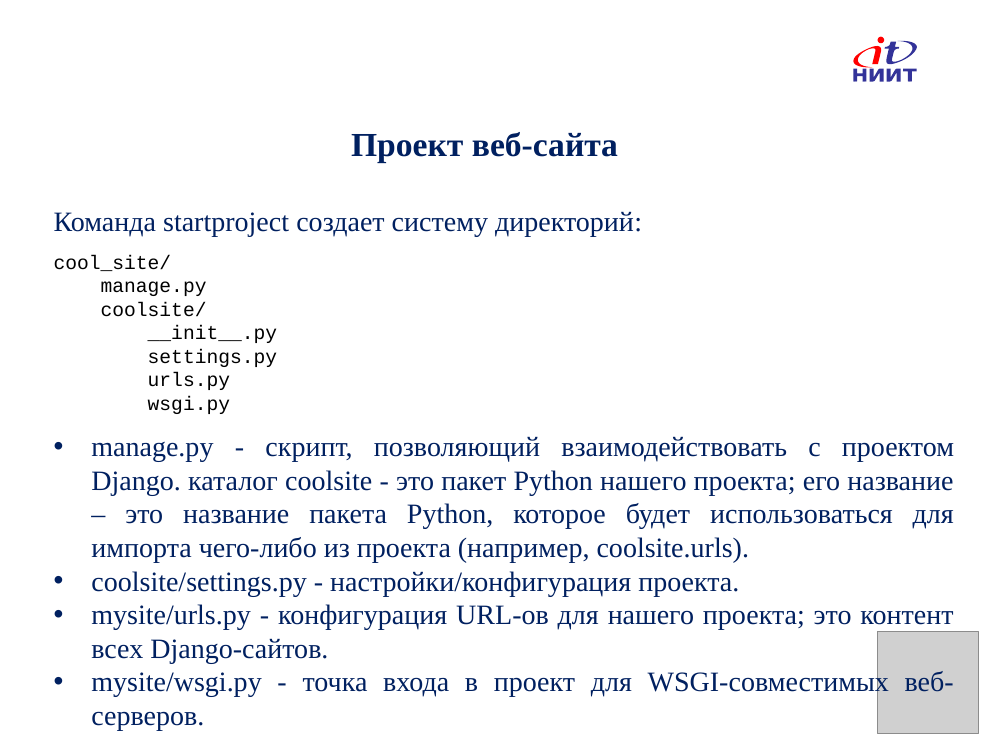
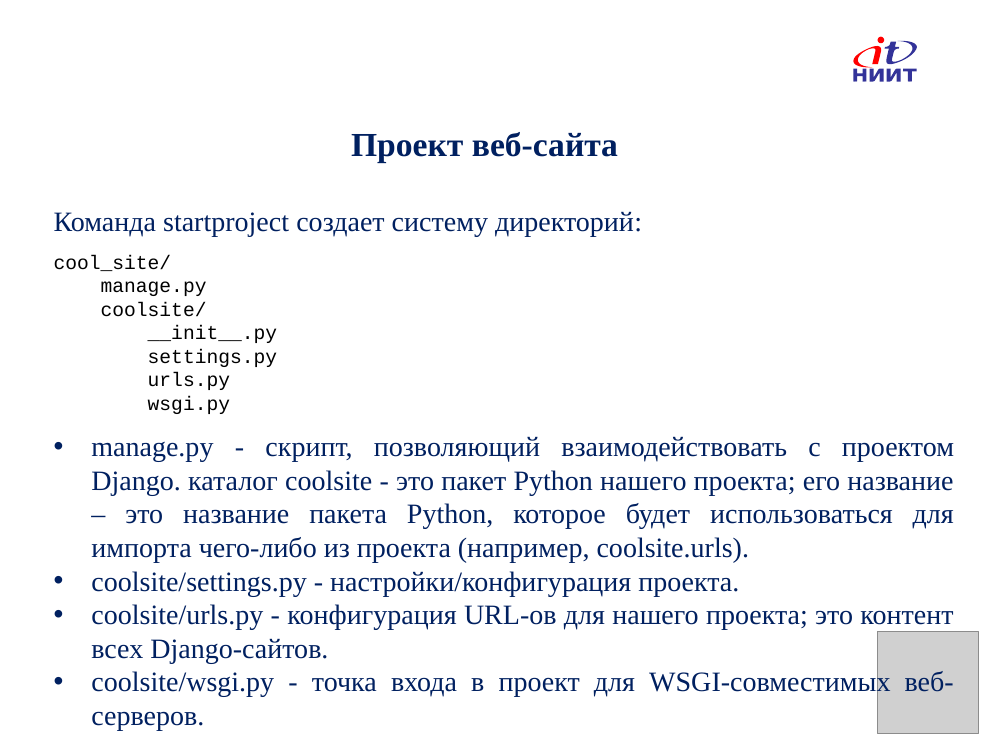
Before and after one commit to IlyaOrlov/PythonCourse, a slide deck: slide 9 of Lectures/PyLec_14.pptx. Drawn at 1008x756 pixels with LibreOffice and Linux fonts; fonts in the diff are those of the drawing; grey boxes stand for pictures; background and template pictures are left out. Boxes give left, top, right and bottom in pixels: in the first picture for what was removed or moved away, otherwise in the second. Text is boxed around its words. In the diff, an @@ line names an element or a change of style, - is before the commit and + after.

Commit message:
Lec 14

```diff
--- a/Lectures/PyLec_14.pptx
+++ b/Lectures/PyLec_14.pptx
@@ text at [91,604,954,731]: text changed @@
-• mysite/urls.py - конфигурация URL-ов для нашего проекта; это контент всех Django-сайтов.
-• mysite/wsgi.py - точка входа в проект для WSGI-совместимых веб-серверов.
+• coolsite/urls.py - конфигурация URL-ов для нашего проекта; это контент всех Django-сайтов.
+• coolsite/wsgi.py - точка входа в проект для WSGI-совместимых веб-серверов.
```
